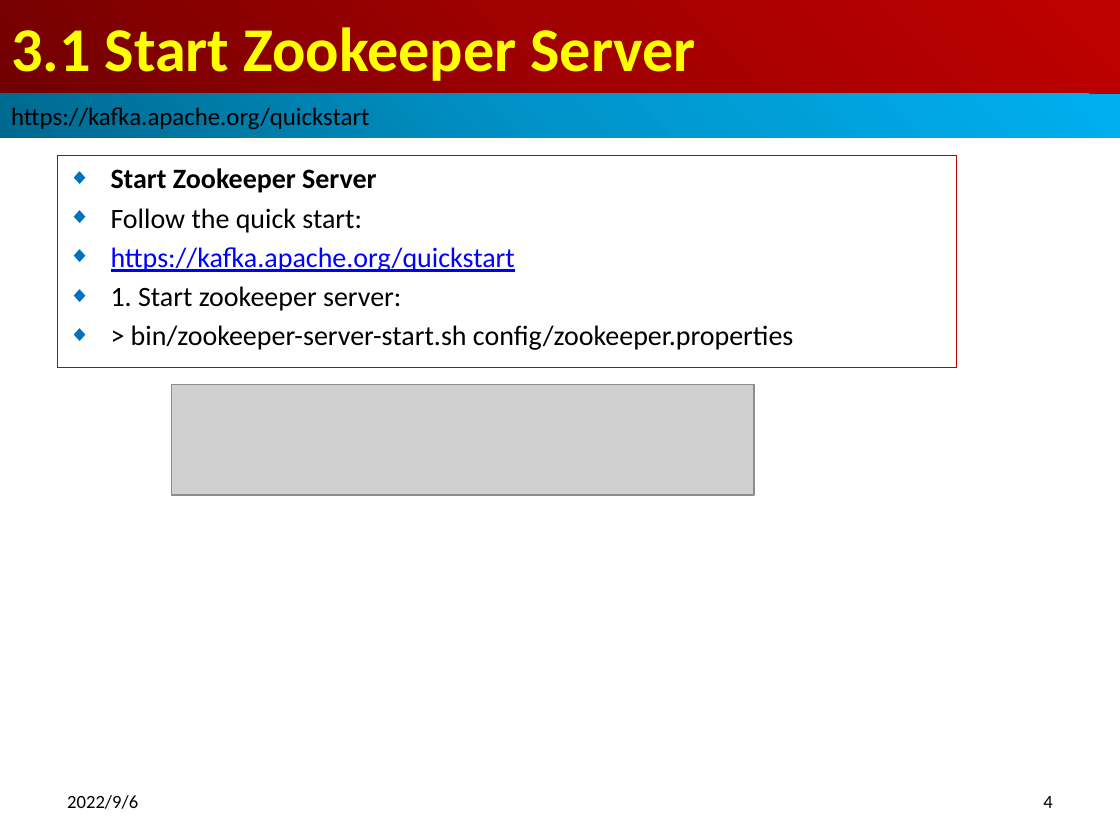
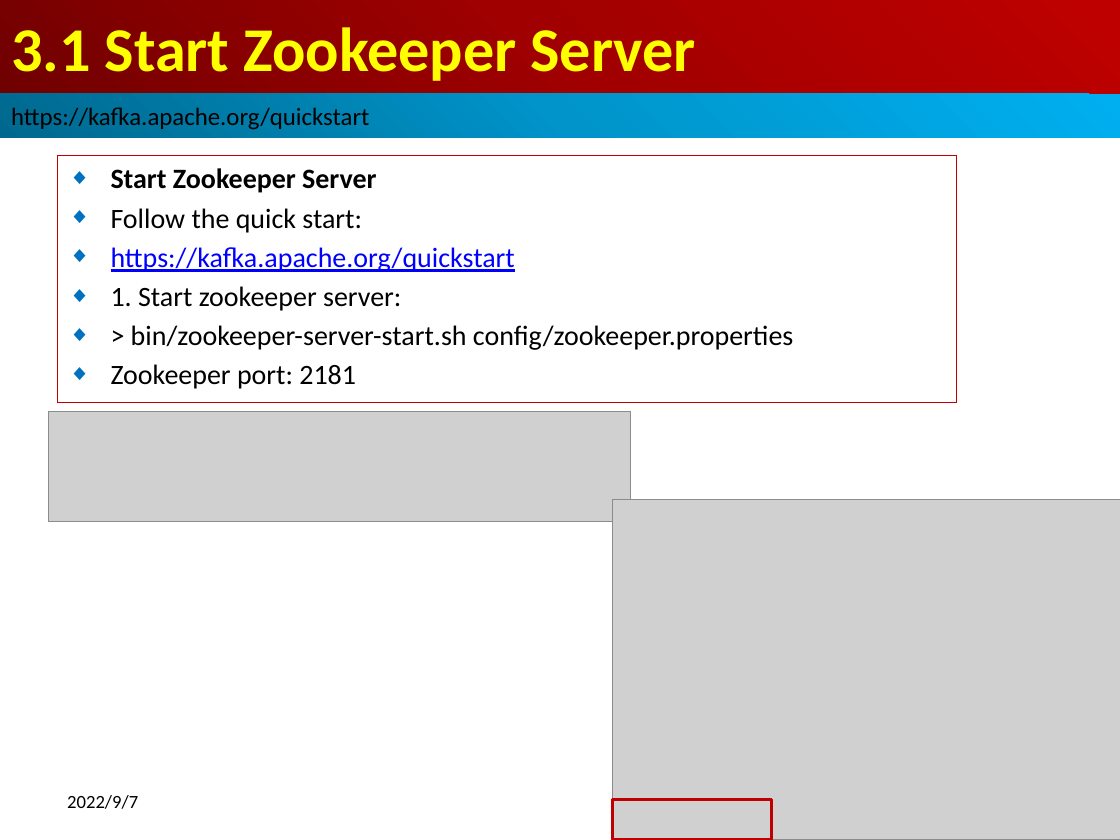
Before and after one commit to peterhchen/013_Kafka, a slide deck: slide 4 of 03_Install.pptx. Drawn at 1120x840 pixels with LibreOffice and Linux fonts; fonts in the diff are those of the drawing; grey boxes stand for pictures. Boxes give left, top, right and bottom in pixels: in the first picture for what was removed or moved away, otherwise in the second. Text is boxed around its words. In the diff, an @@ line names an element or a change of style, - is before the commit and + after.

```diff
--- a/03_Install.pptx
+++ b/03_Install.pptx
@@ subtitle "Start Zookeeper Server": place and size @@
-subtitle "Start Zookeeper Server" at [57, 156, 956, 367]
+subtitle "Start Zookeeper Server" at [57, 156, 956, 402]
@@ subtitle at [111, 364, 356, 389]: paragraph added @@
+◆ Zookeeper port: 2181
@@ picture: place and size @@
-picture at [172, 385, 755, 496]
+picture at [48, 411, 631, 522]
@@ picture added at [613, 500, 1120, 840] @@
@@ text at [67, 795, 138, 809]: text changed @@
-2022/9/6
+2022/9/7
@@ rectangle added at [613, 800, 772, 840], outline #C00000 2 pt @@
@@ page number removed at [1043, 796, 1052, 808] @@
-4
```
Also in this commit, not shown: 16 other slides changed, 1 other file.
